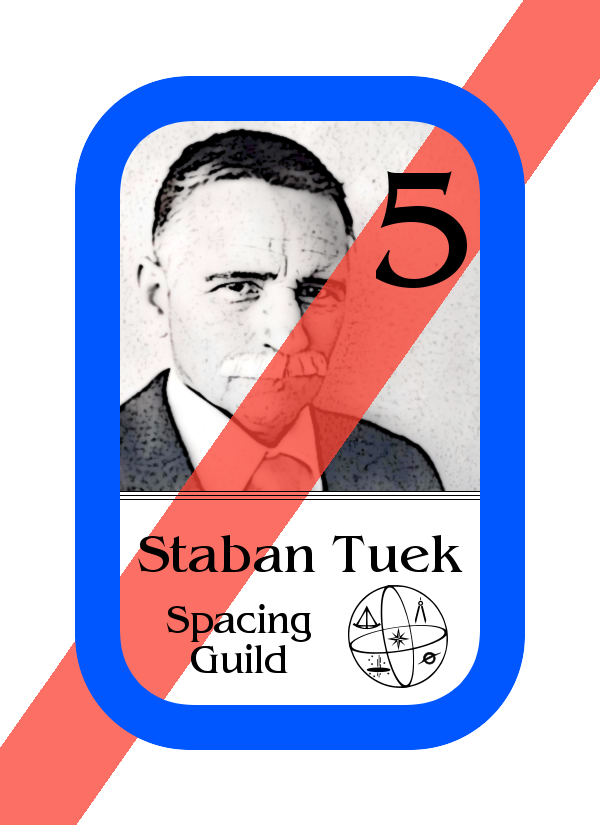
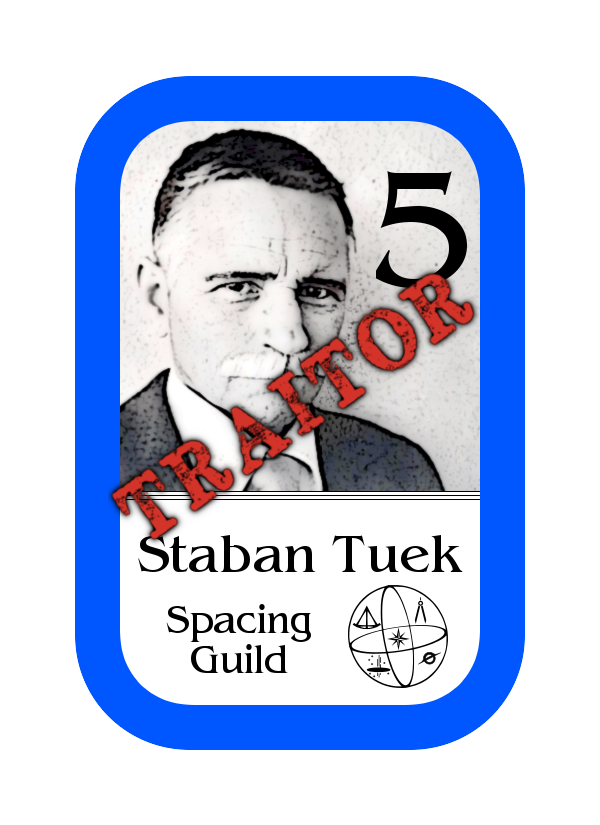
The second w=600, h=825 image is a revision of the first. Changes to its layers:
added group "traitor group copy" with 3 layers above "rectangle" over (108, 262, 482, 551)
added layer "TRAITOR rotated" in group "traitor group copy" over (111, 272, 475, 541)
added layer "TRAITOR rotated, shadow #1" in group "traitor group copy" over (108, 262, 482, 551)
hid "red sash" over (0, 0, 600, 825)
